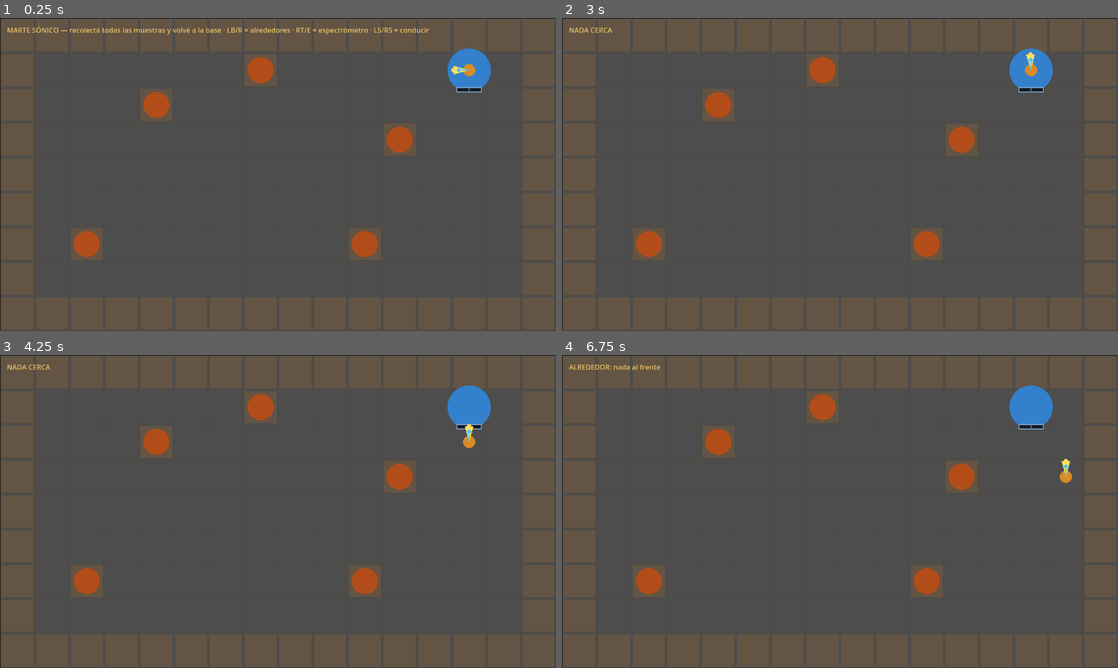
Above: before the commit, frames 1-4 (two rows, left to right).
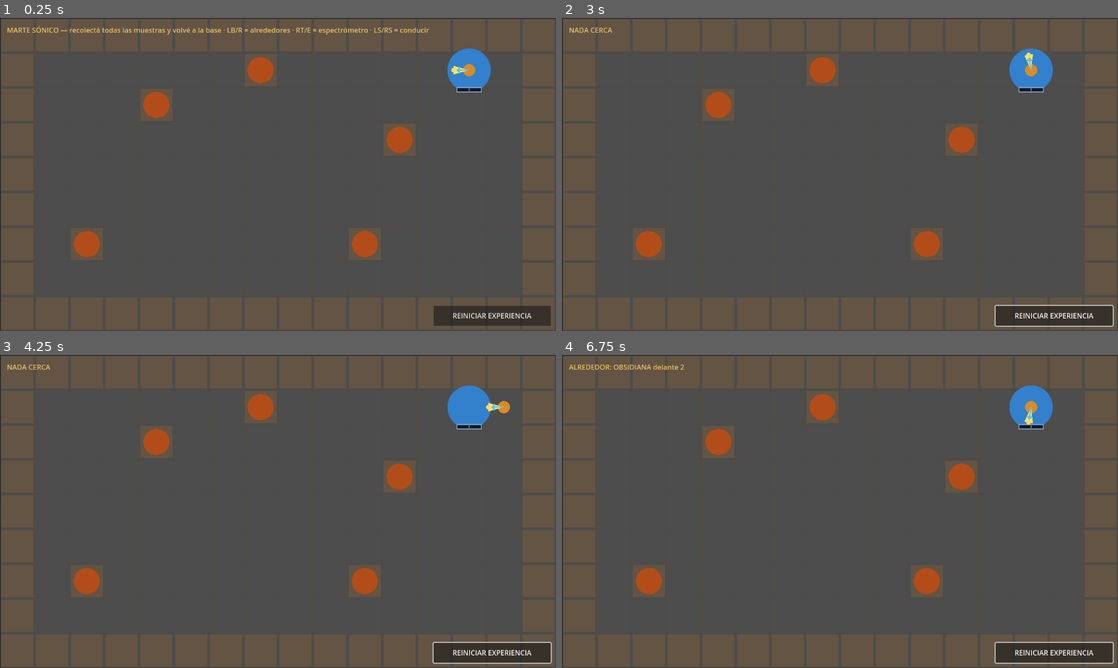
Above: after the commit, the same moments.

Repository: AntonCorrea/sonicMars
Game: Godot game, scene res://scenes/main.tscn
Two runs of this game, one before a commit and one after it. Both use one fixed random seed, a clock stepped at 60 frames per second and the inputs below.
Inputs (mouse positions are in pixels of both pictures, inside the frame that each line leads up to):
- Up to frame 1 (0.25 s): no input
- Up to frame 2 (3 s): click (1056, 315) at 0.5 s, where only the run after the commit has a clickable "REINICIAR EXPERIENCIA"; click (1056, 315) at 1.25 s, where only the run after the commit has a clickable "REINICIAR EXPERIENCIA"; click (1056, 315) at 2 s, where only the run after the commit has a clickable "REINICIAR EXPERIENCIA"; tap Enter at 2.75 s; move the mouse to (962, 158) at 2.77 s; hold D (turn_right) from 2.78 s (still down); tap E (interact) at 2.85 s; click (962, 158) at 2.92 s
- Up to frame 3 (4.25 s): tap Space at 3.5 s; move the mouse to (166, 527) at 3.52 s; release D (turn_right) at 3.53 s; hold S (move_back) from 3.53 s (still down); tap E (interact) at 3.6 s
- Up to frame 4 (6.75 s): tap Enter at 4.25, 5.75 s; move the mouse to (895, 442) at 4.27 s; release S (move_back) at 4.28 s; hold D (turn_right) 4.28-5.03 s; tap R (surroundings) at 4.35, 6.6 s; tap E (interact) at 4.55, 5.1, 5.85 s; tap Space at 5, 6.5 s; move the mouse to (812, 574) at 5.02 s; hold W (move_forward) 5.03-5.78 s; click (812, 574) at 5.17 s; move the mouse to (1006, 558) at 5.77 s; hold A (turn_left) from 5.78 s (still down); move the mouse to (673, 464) at 6.52 s

The runs differ from the first frame. In frame 1, 1.3% of the frame differs, in the area x 78-99%, y 92-99%; in frame 2, 1.5%; in frame 3, 1.7%; in frame 4, 1.8%, in the area x 9-100%, y 3-99%.

Commit message:
HUD: botón REINICIAR EXPERIENCIA (reset in-place de misión/rocas/rover + guard de sesión para coroutines en vuelo) y test restart_smoke

Diff:
--- a/scripts/main.gd
+++ b/scripts/main.gd
@@ -55,6 +55,10 @@
 var _catalog_count := 0
 var _mission_done := false
 var _spectro_busy := false
+## Generación de la sesión: se incrementa al reiniciar para invalidar anuncios y
+## análisis en vuelo (coroutines que quedaron en espera).
+var _session := 0
+var _hud_button: Button
 
 func _ready() -> void:
 	_setup_audio_buses()
@@ -89,6 +93,7 @@
 
 	_debug_label.text = "MARTE SÓNICO — recolectá todas las muestras y volvé a la base · LB/R = alrededores · RT/E = espectrómetro · LS/RS = conducir"
 	_base_label_text = _debug_label.text
+	_setup_hud_button()
 
 	# Mappings custom (pads no reconocidos) + diagnóstico de gamepads.
 	for m in CUSTOM_JOY_MAPPINGS:
@@ -103,6 +108,40 @@
 	p.stream = stream
 	add_child(p)
 	return p
+
+## Botón del HUD para reiniciar toda la experiencia (esquina inferior derecha).
+func _setup_hud_button() -> void:
+	var btn := Button.new()
+	btn.text = "REINICIAR EXPERIENCIA"
+	btn.add_theme_font_size_override("font_size", 16)
+	btn.custom_minimum_size = Vector2(270, 46)
+	btn.size = Vector2(270, 46)
+	btn.position = Vector2(MapGrid.COLS * MapGrid.CELL - 270.0 - 12.0, MapGrid.ROWS * MapGrid.CELL - 46.0 - 12.0)
+	btn.pressed.connect(_restart_experience)
+	add_child(btn)
+	_hud_button = btn
+
+## Reinicio completo: la misión, las rocas, el rover y el HUD vuelven al estado
+## inicial (spawn en la base, catálogo completo por recolectar). Los anuncios y
+## análisis en vuelo quedan invalidados con _session.
+func _restart_experience() -> void:
+	_log_pad("RESTART experiencia")
+	_session += 1
+	_voice_player.stop()
+	_spectro_player.stop()
+	_collected = 0
+	_catalog_count = 0
+	_mission_done = false
+	_spectro_busy = false
+	for rock in _rock_data:
+		rock.collected = false
+		rock.node.visible = true
+		grid.set_blocked(rock.cell, true)
+		if rock.catalogable:
+			_catalog_count += 1
+	_player.reset_to(SPAWN_CELL, MapGrid.W)
+	_debug_label.text = _base_label_text
+	queue_redraw()
 
 func _process(delta: float) -> void:
 	_poll_right_trigger()
@@ -348,6 +387,7 @@
 func _try_interact() -> void:
 	if _spectro_busy:
 		return
+	var sess := _session
 	var block := _nearest_rock_nearby()
 	if block.is_empty():
 		_debug_label.text = "NADA CERCA"
@@ -360,8 +400,14 @@
 	_spectro_player.pitch_scale = randf_range(0.95, 1.05)
 	_spectro_player.play()
 	await get_tree().create_timer(0.4).timeout
+	if sess != _session:
+		_spectro_busy = false
+		return
 	_say(["roca", "de", block.voice, "muestra", "analizada"])
 	await get_tree().create_timer(1.5).timeout
+	if sess != _session:
+		_spectro_busy = false
+		return
 	block.collected = true
 	_collected += 1
 	# La roca recolectada deja de existir para la detección: desaparece y
@@ -383,12 +429,18 @@
 ## Anuncio: todas las muestras recolectadas → volver a la base.
 func _announce_all_collected() -> void:
 	_debug_label.text = "MUESTRAS COMPLETAS — volver a la base"
+	var sess := _session
 	await _wait_voice_idle()
+	if sess != _session:
+		return
 	_say(["todas", "las", "muestras", "recolectadas", "volver", "base"])
 
 ## Anuncio: misión cumplida al pisar la base con todas las muestras.
 func _announce_mission_done() -> void:
+	var sess := _session
 	await _wait_voice_idle()
+	if sess != _session:
+		return
 	_say(["mision", "cumplida"])
 
 ## ---- Mundo ----
--- a/scripts/player.gd
+++ b/scripts/player.gd
@@ -129,6 +129,23 @@
 		rotation = _to_angle
 		state = State.IDLE
 		_hold = 0.0
+
+## Rejilla de juego cartesiana — reinicio: vuelve al estado inicial de arranque
+## (celda y orientación de la base, buffers de entrada limpios).
+func reset_to(start_cell: Vector2i, start_facing: Vector2i) -> void:
+	cell = start_cell
+	position = MapGrid.center(start_cell)
+	facing = start_facing
+	rotation = MapGrid.forward_angle(start_facing)
+	state = State.IDLE
+	_held = ""
+	_queued_cmd = ""
+	_hold = 0.0
+	_from = position
+	_to = position
+	_from_angle = rotation
+	_to_angle = rotation
+	_t = 0.0
 
 ## Dirección de avance (mundo) = hacia donde mira el jugador.
 func forward_dir() -> Vector2:
--- /dev/null
+++ b/tests/restart_smoke.gd
@@ -0,0 +1,80 @@
+extends SceneTree
+
+## Smoke test del botón REINICIAR EXPERIENCIA del HUD: el reinicio vuelve la
+## misión, las rocas, el rover y el HUD al estado de arranque (spawn en la base
+## mirando al OESTE), y los análisis en vuelo quedan invalidados (guard _session).
+## Correr: godot --headless --script res://tests/restart_smoke.gd
+
+var _failures := 0
+
+func _init() -> void:
+	call_deferred("_run")
+
+func _check(cond: bool, name: String) -> void:
+	print(("PASS: " if cond else "FAIL: ") + name)
+	if not cond:
+		_failures += 1
+
+func _run() -> void:
+	var scene: Node2D = load("res://scenes/main.tscn").instantiate()
+	root.add_child(scene)
+	await process_frame
+	await physics_frame
+
+	var main = scene
+	var player: Player = scene.get_node("Player")
+
+	_check(main._hud_button != null, "el HUD tiene el botón REINICIAR")
+	_check(main._session == 0, "sesión arranca en 0")
+	_check(player.cell == Vector2i(13, 1) and player.facing == MapGrid.W, "estado inicial: base (13,1) mirando al OESTE")
+
+	# Llevo la partida a un estado avanzado: todo recolectado + misión cumplida,
+	# rover lejos mirando al este, HUD con texto de victoria.
+	for b in main._rock_data:
+		b.collected = true
+		b.node.visible = false
+		main.grid.set_blocked(b.cell, false)
+	main._collected = main._catalog_count
+	main._mission_done = true
+	main._debug_label.text = "MISIÓN CUMPLIDA"
+	player.cell = Vector2i(5, 5)
+	player.position = MapGrid.center(player.cell)
+	player.facing = MapGrid.E
+	player.rotation = MapGrid.forward_angle(MapGrid.E)
+	await physics_frame
+
+	# Pulso el botón del HUD (señal pressed → _restart_experience).
+	main._hud_button.pressed.emit()
+	await physics_frame
+
+	_check(main._collected == 0, "reinicio: 0 muestras a bordo")
+	_check(main._catalog_count == 2, "reinicio: catálogo reconstruido (2 muestras)")
+	_check(not main._mission_done, "reinicio: misión no cumplida")
+	_check(not main._spectro_busy, "reinicio: análisis no ocupado")
+	var mundo_ok := true
+	for b in main._rock_data:
+		mundo_ok = mundo_ok and not b.collected and b.node.visible and main.grid.is_blocked(b.cell)
+	_check(mundo_ok, "reinicio: rocas visibles, sin recolectar y bloqueando sus casillas")
+	_check(player.cell == Vector2i(13, 1), "reinicio: rover de vuelta en la base")
+	_check(player.facing == MapGrid.W, "reinicio: rover mirando al OESTE (estado de arranque)")
+	_check(player.position.is_equal_approx(MapGrid.center(Vector2i(13, 1))), "reinicio: rover centrado en su casilla")
+	_check("MARTE SÓNICO" in main._debug_label.text, "reinicio: HUD de arranque restaurado")
+	_check(main._session == 1, "reinicio: sesión incrementada (invalida coroutines en vuelo)")
+
+	# Un análisis iniciado justo antes del reinicio NO puede completar la
+	# recolección ni los anuncios (await interrumpido por la sesión nueva).
+	var basalto: Dictionary = main._rock_data[0]
+	player.cell = basalto.cell + Vector2i(0, 1)
+	player.position = MapGrid.center(player.cell)
+	player.facing = MapGrid.N
+	player.rotation = MapGrid.forward_angle(MapGrid.N)
+	await physics_frame
+	main._try_interact()           # arranca sin esperar: queda en vuelo
+	main._restart_experience()     # reinicio inmediato
+	await create_timer(2.2).timeout # pasa el análisis completo (0.4 + 1.5 s)
+	_check(not basalto.collected, "análisis en vuelo invalidado por el reinicio")
+	_check(not main._spectro_busy, "análisis invalidado no deja el espectrómetro ocupado")
+
+	print("RESULTADO: %d fallos" % _failures)
+	await process_frame
+	quit(1 if _failures > 0 else 0)
Not shown, changed: GDD.md
